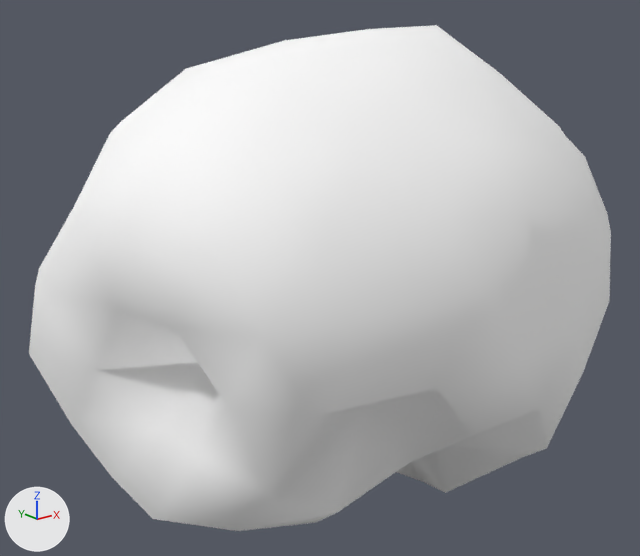
Two versions of the glTF model assets/asteroids/asteroid_sml_14.glb, one commit apart.
One viewpoint serves both versions: a 50 mm lens placed at (-1.789, -2.012, 0.91), pointed at (-0.11, 0.087, 0.07). The lights are fixed; the arrows at lower left show +X, +Y and +Z. The older version comes first. Vertices at exactly the same position are counted once.

Names of what the first picture shows: 'asteroid_sml_14'.
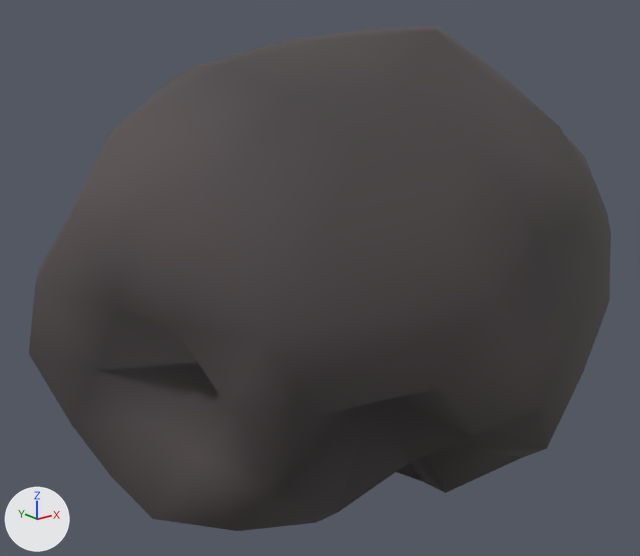
Location of each change, [x1, y1, x2, y2] in pixels of the pictures (640 x 556 px):
'asteroid_sml_14', recoloured (darker)
    both: [29, 25, 611, 531]

Edits to the bpy script that builds the scene:
```text
Change mat_rock_asteroid_sml_14:
    where n0 = _N.new('ShaderNodeBsdfPrincipled'); n0.name = 'Principled BSDF'
    remove n0.inputs[0].default_value = (1.0, 1.0, 1.0, 1.0)  # 'Base Color', white #ffffff
    n0.inputs[1].default_value: 0.0378 -> 0.0408  # 'Metallic'
    n0.inputs[2].default_value: 0.921 -> 0.9  # 'Roughness'
    add n2 = _N.new('ShaderNodeVertexColor'); n2.name = 'Color Attribute'
    add _L.new(n2.outputs[0], n0.inputs[0])  # 'Color' to 'Base Color'
Change me_icosphere:
    where me_icosphere.from_pydata(...)  # 162 vertices, 320 faces; spans x -1.01..1.02, y -0.63..0.63, z -0.69..0.84
    used by ob_asteroid_sml_14; location = (0.0, 0.0, 0.0)
    me_icosphere part 1: vertex colours changed
```
